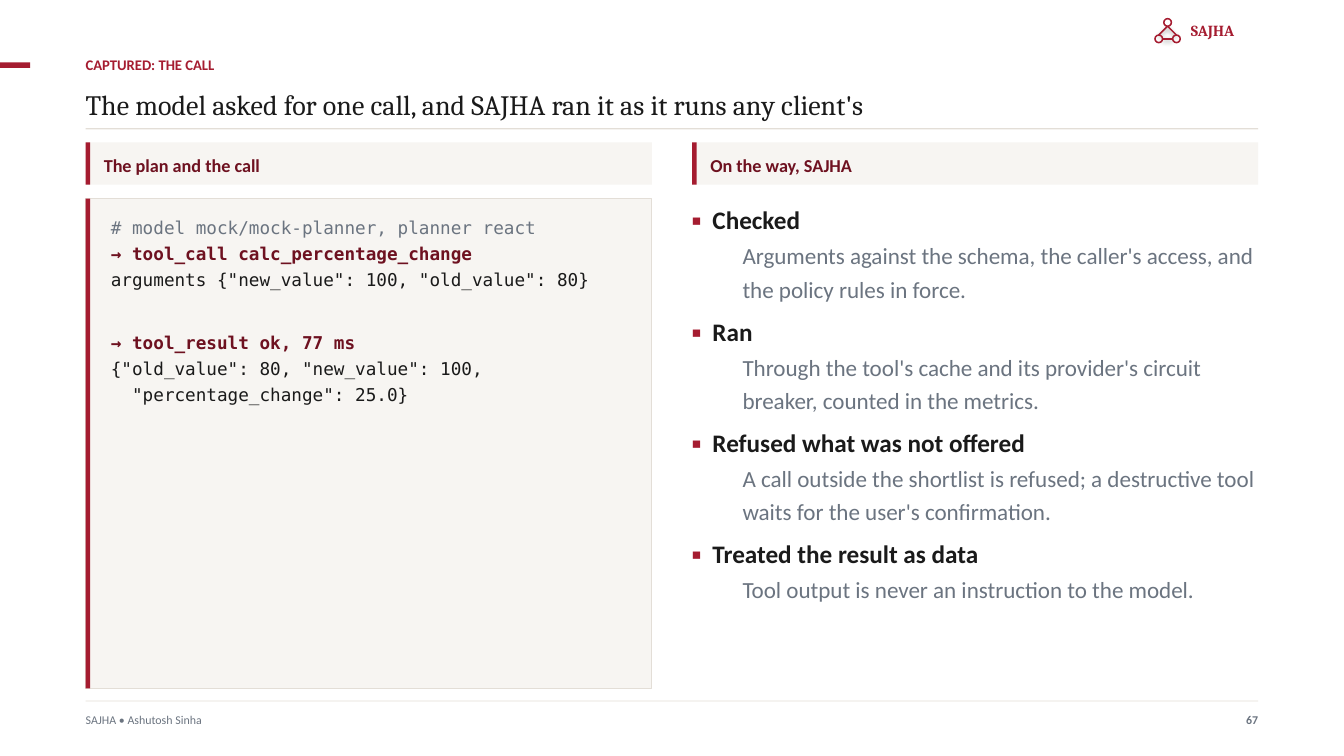
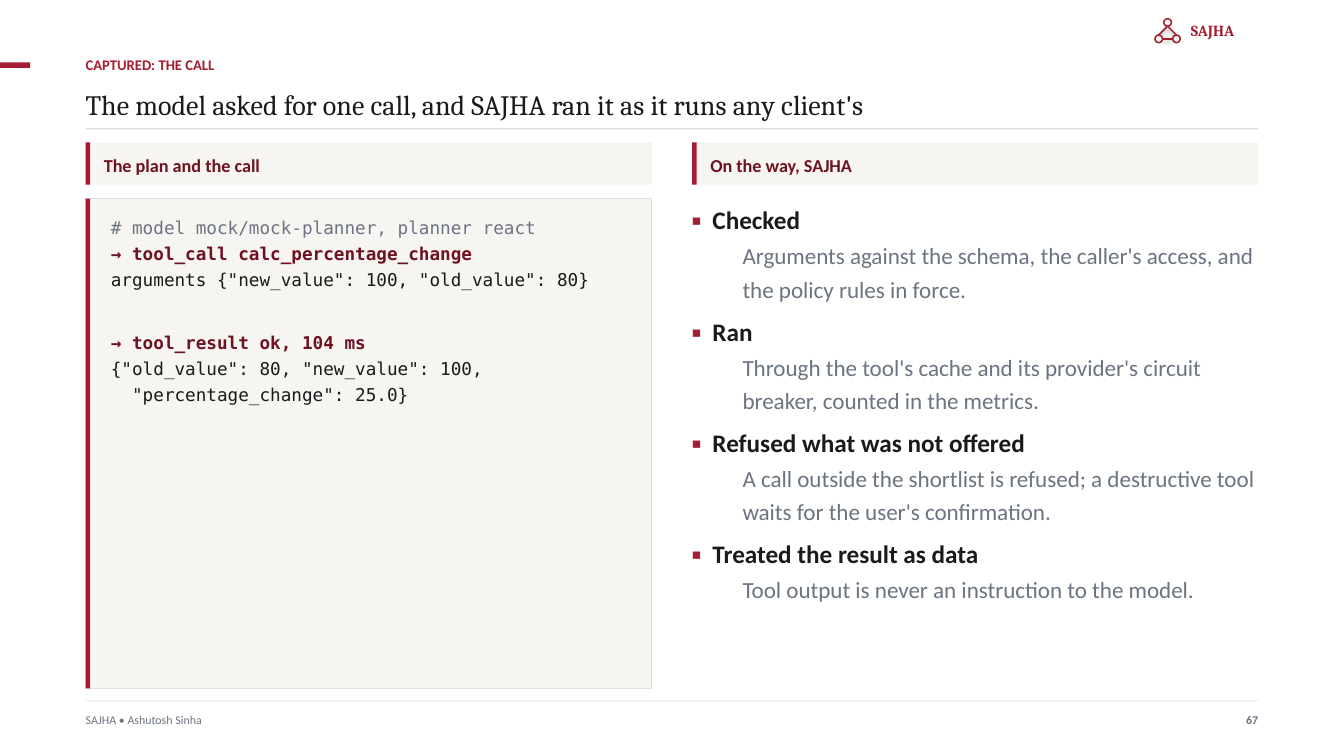
Before and after one commit to ajsinha/sajhamcpserver, a slide deck: slide 67 of docs/publications/SAJHA-MCP-Server.pptx. Drawn at 1344x756 pixels with LibreOffice and Linux fonts; fonts in the diff are those of the drawing. Boxes give left, top, right and bottom in pixels: in the first picture for what was removed or moved away, otherwise in the second. Text is boxed around its words. In the diff, an @@ line names an element or a change of style, - is before the commit and + after.

```diff
--- a/docs/publications/SAJHA-MCP-Server.pptx
+++ b/docs/publications/SAJHA-MCP-Server.pptx
@@ text at bbox=[132, 335, 366, 353]: text changed @@
-→ tool_result ok, 77 ms
+→ tool_result ok, 104 ms
```
Also in this commit, not shown: 10 other slides changed, 1 other file.
